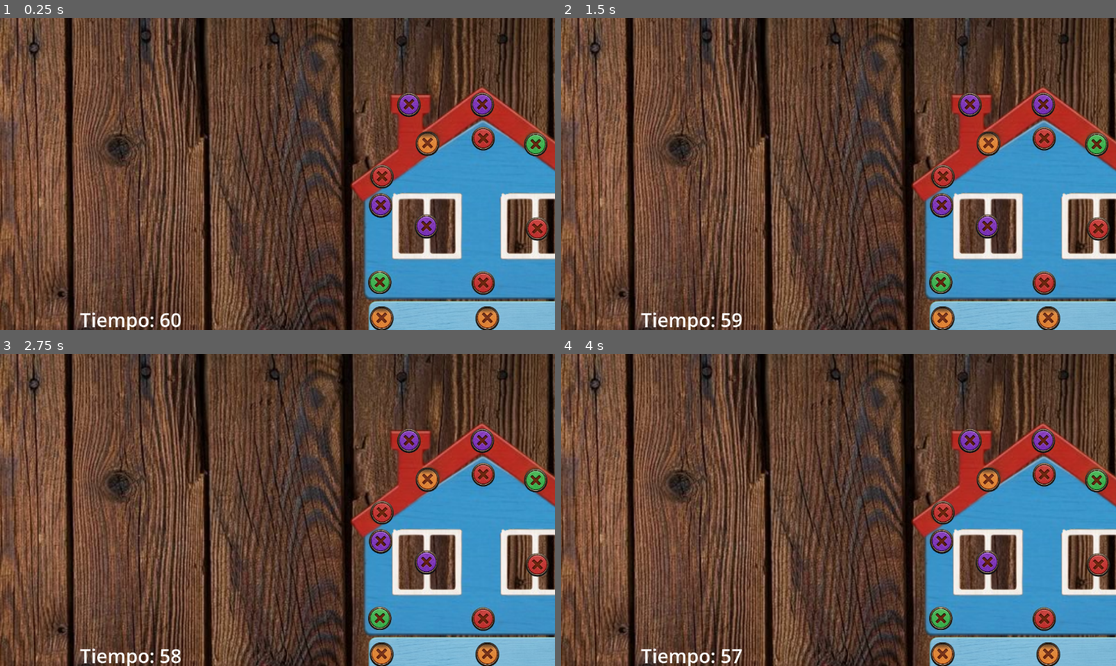
Above: before the commit, frames 1-4 (two rows, left to right).
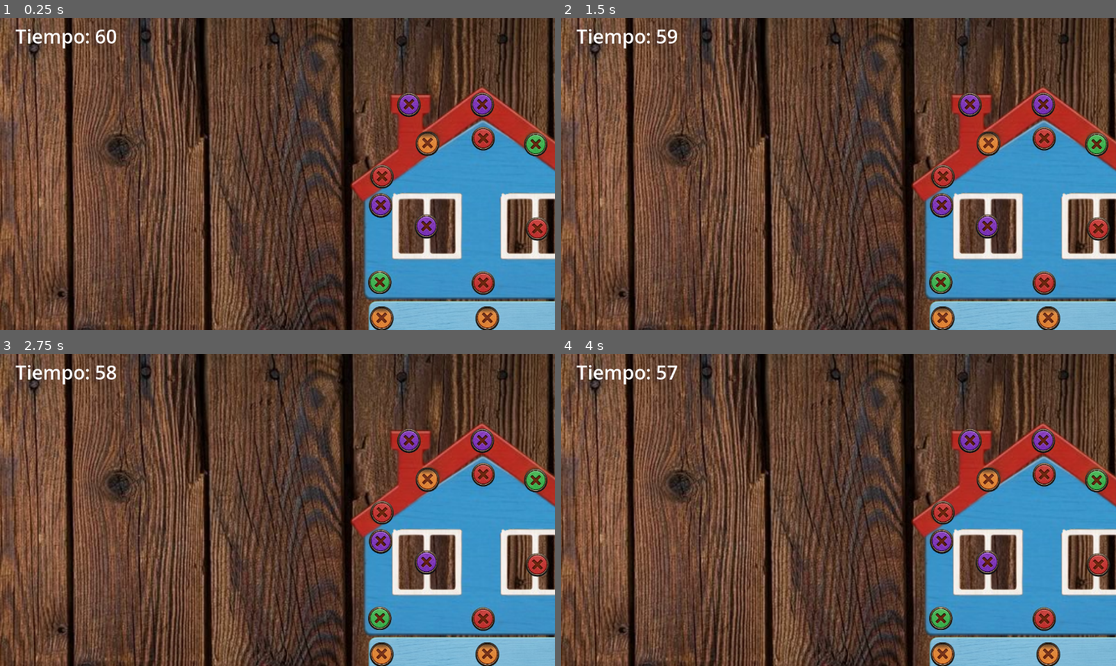
Above: after the commit, the same moments.

Repository: Dylan11092005/Minijuegos
Game: Godot game, scene res://minigame_house/HouseMinigame.tscn
The game is run twice, just before and just after one commit, with the same random seed, the same clock (stepped at 60 frames per second) and the same inputs. This scene is started directly instead of the project's main scene.
Inputs (mouse positions are in pixels of both pictures, inside the frame that each line leads up to):
- Up to frame 1 (0.25 s): no input
- Up to frame 2 (1.5 s): tap Enter at 0.5 s; move the mouse to (960, 158) at 0.52 s; click (960, 158) at 0.67 s; drag from (727, 189) to (943, 317) at 1.27 s
- Up to frame 3 (2.75 s): tap Space at 2 s; move the mouse to (333, 441) at 2.02 s; click (333, 441) at 2.17 s
- Up to frame 4 (4 s): tap Enter at 2.75 s; drag from (810, 572) to (1049, 653) at 2.77 s; tap Space at 3.5 s; move the mouse to (1005, 556) at 3.52 s; click (1005, 556) at 3.67 s

The runs differ from the first frame. In frame 1, 0.7% of the frame differs, in the area x 2-33%, y 3-100%; in frame 2, 0.7%; in frame 3, 0.7%; in frame 4, 0.7%.

Commit message:
Base win on screws removed; reparent pieces and tweak UI
Replace piece-detach win condition with screw-based tracking: add total_screws and removed_screws counters, increment counts when building and when screws are clicked, and trigger win when all screws are removed. Rework screw removal to emit the click signal before animation and notify the parent piece immediately. Change Piece logic to reparent the piece to the scene root (preserving global position/scale) when its screws reach zero so it can fall/free. Minor code cleanup: move parent_scale usage, compact screw scale assignment, and add a RectangleShape2D subresource to Piece.tscn. Adjust CanvasLayer label offsets, result label styling/positioning, and centralize result panel showing via _show_result().

Diff:
--- a/minigame_house/HouseMinigame.gd
+++ b/minigame_house/HouseMinigame.gd
@@ -18,11 +18,8 @@
 var detached_pieces: int = 0
 var game_active: bool = false
 
-# wall_main: 557x448 <- base
-# wall_windows: 215x177 -> escalar x2.59 para igualar ancho
-# roof: 224x157 -> escalar x2.48 para igualar ancho
-# door: 69x118
-# fence: 120x100
+var total_screws: int = 0
+var removed_screws: int = 0
 
 var house_data = [
 	{
@@ -65,7 +62,6 @@
 			{"offset": Vector2(80, 35), "color": "green"},
 			{"offset": Vector2(-80, 35), "color": "red"},
 			{"offset": Vector2(-60, -20), "color": "purple"},
-
 		]
 	},
 	{
@@ -75,7 +71,6 @@
 		"piece_scale": Vector2(3.3, 3.3),
 		"screws": [
 			{"offset": Vector2(0, 0), "color": "red"},
-
 		]
 	},
 	{
@@ -88,7 +83,6 @@
 			{"offset": Vector2(37, 20), "color": "purple"},
 			{"offset": Vector2(-27, -20), "color": "red"},
 			{"offset": Vector2(-27, 20), "color": "green"},
-
 		]
 	},
 	{
@@ -101,7 +95,6 @@
 			{"offset": Vector2(35, 20), "color": "purple"},
 			{"offset": Vector2(35, -20), "color": "orange"},
 			{"offset": Vector2(-27, 20), "color": "green"},
-
 		]
 	},
 	{
@@ -112,38 +105,33 @@
 		"screws": [
 			{"offset": Vector2(45, 20), "color": "orange"},
 			{"offset": Vector2(-45, 20), "color": "orange"},
-
-		]
-	},
-	{
-		"id": "windows_frame",
+		]
+	},
+	{
+		"id": "windows_frame_1",
 		"texture": "res://minigame_house/assets/windows_frame.png",
 		"position": Vector2(-145, -360),
 		"piece_scale": Vector2(2.3, 2.3),
 		"screws": [
 			{"offset": Vector2(-5, 3), "color": "purple"},
-
-
-		]
-	},
-	{
-		"id": "windows_frame",
+		]
+	},
+	{
+		"id": "windows_frame_2",
 		"texture": "res://minigame_house/assets/windows_frame.png",
 		"position": Vector2(155, -360),
 		"piece_scale": Vector2(2.3, 2.3),
 		"screws": [
 			{"offset": Vector2(0, 3), "color": "red"},
-
-		]
-	},
-	{
-		"id": "windows_frame",
+		]
+	},
+	{
+		"id": "windows_frame_3",
 		"texture": "res://minigame_house/assets/windows_frame.png",
 		"position": Vector2(178, 100),
 		"piece_scale": Vector2(2.1, 2.8),
 		"screws": [
 			{"offset": Vector2(0, 0), "color": "red"},
-
 		]
 	},
 ]
@@ -169,6 +157,8 @@
 func _build_house():
 	total_pieces = house_data.size()
 	detached_pieces = 0
+	total_screws = 0
+	removed_screws = 0
 
 	for data in house_data:
 		var piece: RigidBody2D = PIECE_SCENE.instantiate()
@@ -181,16 +171,13 @@
 
 		house_container.add_child(piece)
 
+		var parent_scale = piece.scale.x
+
 		for screw_data in data["screws"]:
 			var screw = SCREW_SCENE.instantiate()
 			screw.position = screw_data["offset"]
 			screw.parent_piece = piece
-
-			var parent_scale = piece.scale.x
-			screw.scale = Vector2(
-				0.37 / parent_scale,
-				0.37 / parent_scale
-			)
+			screw.scale = Vector2(0.37 / parent_scale, 0.37 / parent_scale)
 
 			var color = screw_data.get("color", "green")
 			if screw_textures.has(color):
@@ -199,6 +186,7 @@
 			screw.screw_clicked.connect(_on_screw_clicked)
 			piece.add_child(screw)
 			piece.add_screw()
+			total_screws += 1
 
 func _start_game():
 	time_remaining = TOTAL_TIME
@@ -215,26 +203,33 @@
 func _on_screw_clicked(_screw):
 	if not game_active:
 		return
+	removed_screws += 1
+	if removed_screws >= total_screws:
+		_win()
 
 func on_piece_detached(_piece: RigidBody2D):
 	detached_pieces += 1
-	if detached_pieces >= total_pieces:
-		_win()
 
 func _on_timer_timeout():
-	if detached_pieces < total_pieces:
+	if removed_screws < total_screws:
 		_lose()
+
+func _show_result():
+	var canvas = $CanvasLayer
+	canvas.move_child(result_panel, canvas.get_child_count() - 1)
+	result_panel.position = Vector2(758 - result_panel.size.x / 2, 400 - result_panel.size.y / 2)
+	result_panel.show()
 
 func _win():
 	game_active = false
 	game_timer.stop()
-	result_label.text = "🎉 ¡Ganaste!\nDesarmaste la casa"
-	result_panel.show()
+	result_label.text = "🎉 ¡Ganaste!\n   Desarmaste la casa"
+	_show_result()
 
 func _lose():
 	game_active = false
-	result_label.text = "⏰ ¡Se acabó el tiempo!\nInténtalo de nuevo"
-	result_panel.show()
+	result_label.text = "⏰ ¡Se acabó el tiempo!\n   Inténtalo de nuevo"
+	_show_result()
 
 func _on_back_pressed():
 	get_tree().change_scene_to_file("res://Main.tscn")
--- a/minigame_house/HouseMinigame.tscn
+++ b/minigame_house/HouseMinigame.tscn
@@ -14,10 +14,10 @@
 [node name="CanvasLayer" type="CanvasLayer" parent="." unique_id=1640180912]
 
 [node name="TimerLabel" type="Label" parent="CanvasLayer" unique_id=2098698018]
-offset_left = 166.0
-offset_top = 599.0
-offset_right = 277.0
-offset_bottom = 641.0
+offset_left = 32.0
+offset_top = 10.0
+offset_right = 143.0
+offset_bottom = 65.0
 theme_override_font_sizes/font_size = 40
 
 [node name="StatusLabel" type="Label" parent="CanvasLayer" unique_id=2088168877]
@@ -39,10 +39,10 @@
 offset_bottom = 40.0
 
 [node name="ResultLabel" type="Label" parent="CanvasLayer/ResultPanel" unique_id=1348728650]
-visible = false
 layout_mode = 0
-offset_right = 40.0
-offset_bottom = 23.0
+offset_right = 400.0
+offset_bottom = 250.0
+theme_override_colors/font_color = Color(0.94464624, 0.7104224, 0.45057064, 1)
 theme_override_font_sizes/font_size = 40
 horizontal_alignment = 1
 vertical_alignment = 1
--- a/minigame_house/Piece.gd
+++ b/minigame_house/Piece.gd
@@ -13,9 +13,18 @@
 func on_screw_removed():
 	screw_count -= 1
 	if screw_count <= 0:
+		var gpos = global_position
+		var gscale = global_scale
+		var groot = get_tree().current_scene
+
+		get_parent().remove_child(self)
+		groot.add_child(self)
+
+		# Asignar global_scale DESPUÉS de añadir al nuevo padre
+		global_position = gpos
+		global_scale = gscale
+
 		freeze = false
-		# Sube: Piece -> HouseContainer -> HouseMinigame
-		get_parent().get_parent().on_piece_detached(self)
 
 func add_screw():
 	screw_count += 1
--- a/minigame_house/Piece.tscn
+++ b/minigame_house/Piece.tscn
@@ -1,6 +1,8 @@
 [gd_scene format=3 uid="uid://b0vpmf1pa661"]
 
 [ext_resource type="Script" uid="uid://b5gxpkkrwg4sm" path="res://minigame_house/Piece.gd" id="1_lk56y"]
+
+[sub_resource type="RectangleShape2D" id="RectangleShape2D_lk56y"]
 
 [node name="Piece" type="RigidBody2D" unique_id=531814604]
 script = ExtResource("1_lk56y")
@@ -8,3 +10,4 @@
 [node name="Sprite2D" type="Sprite2D" parent="." unique_id=1577799611]
 
 [node name="CollisionShape2D" type="CollisionShape2D" parent="." unique_id=253346670]
+shape = SubResource("RectangleShape2D_lk56y")
--- a/minigame_house/Screw.gd
+++ b/minigame_house/Screw.gd
@@ -32,7 +32,12 @@
 	if is_removed:
 		return
 	is_removed = true
+
+	# Notifica ANTES de la animación
 	emit_signal("screw_clicked", self)
+
+	if parent_piece and parent_piece.has_method("on_screw_removed"):
+		parent_piece.on_screw_removed()
 
 	var base_scale = scale
 	var tween = create_tween()
@@ -42,6 +47,4 @@
 	tween.tween_property(self, "rotation", rotation + PI * 2, 0.3)
 	await tween.finished
 
-	if parent_piece and parent_piece.has_method("on_screw_removed"):
-		parent_piece.on_screw_removed()
 	queue_free()
